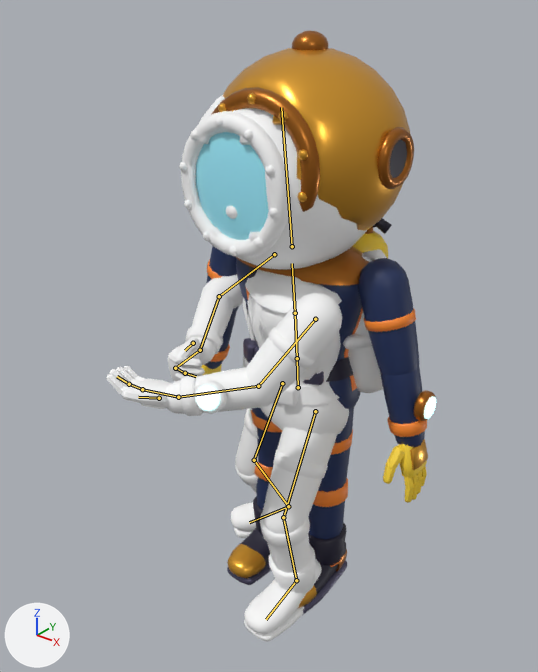
The Blender file art/blender/operator_deep_diver.blend as it was, and as the next commit left it.
One viewpoint serves both versions: a 50 mm camera at (1.38, -1.92, 2.18) aimed at (-0.03, -0.15, 1.09). Lighting does not change. The marker at lower left points along +X, +Y and +Z. The older version comes first. Both versions are drawn at frame 1 of the action 'Fire'; the numbers are the values there. The bones that bend it are drawn over the model as lines.

The first picture shows 'Body', 'DD_Corselet', 'DD_ForeArmL', 'DD_Helmet', 'DD_PortRim', 'DD_Rivet0', 'DD_Rivet1', 'DD_Rivet2', 'DD_Rivet3', 'DD_Rivet9', 'DD_ShinL', 'DD_SideRim1', 'DD_ThighL', 'DD_ThighR', 'DD_ToeCapR', 'DD_Torso', 'DD_UpperArmL' and 41 more.
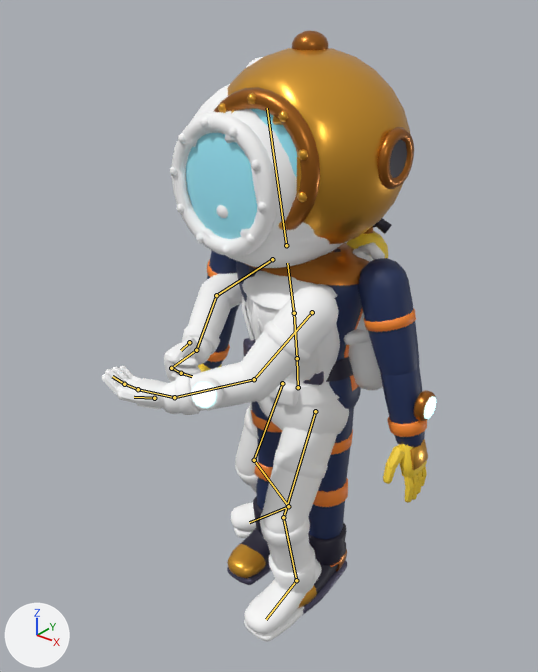
The change, as a list of edits to the scene's bpy script:
```text
Change bone_spine:
    where bone_spine = bpy.data.objects['Armature'].pose.bones['Spine']  # child of 'Hips'
    bone_spine.rotation_quaternion: (0.998, 0.009, -0.07, 0.001) -> (0.997, 0.018, -0.07, 0.001)  # degrees (1, -8, 0) -> degrees (2, -8, 0)
Change bone_chest:
    where bone_chest = bpy.data.objects['Armature'].pose.bones['Chest']  # child of 'Spine'
    bone_chest.rotation_quaternion: (0.996, -0.001, -0.087, 0.017) -> (0.995, 0.013, -0.086, 0.053)  # degrees (0, -10, 2) -> degrees (1, -10, 6)
Change bone_upperarm_l:
    where bone_upperarm_l = bpy.data.objects['Armature'].pose.bones['UpperArm.L']  # child of 'Chest'
    bone_upperarm_l.rotation_quaternion: (0.909, -0.386, 0.124, -0.098) -> (0.898, -0.42, 0.095, -0.094)  # degrees (-47, 9, -16) -> degrees (-51, 5, -14)
Change bone_forearm_l:
    where bone_forearm_l = bpy.data.objects['Armature'].pose.bones['ForeArm.L']  # child of 'UpperArm.L'
    bone_forearm_l.rotation_quaternion: (0.936, -0.336, 0.009, -0.109) -> (0.949, -0.298, 0.008, -0.1)  # degrees (-39, -3, -12) -> degrees (-35, -3, -11)
Change bone_hand_l:
    where bone_hand_l = bpy.data.objects['Armature'].pose.bones['Hand.L']  # child of 'ForeArm.L'
    bone_hand_l.rotation_quaternion: (0.614, -0.057, -0.768, 0.171) -> (0.607, -0.079, -0.764, 0.203)  # degrees (61, -112, -51) -> degrees (66, -116, -56)
Change bone_upperarm_r:
    where bone_upperarm_r = bpy.data.objects['Armature'].pose.bones['UpperArm.R']  # child of 'Chest'
    bone_upperarm_r.rotation_quaternion: (0.434, -0.421, -0.658, 0.448) -> (0.311, -0.387, -0.671, 0.551)  # degrees (-103, -11, 106) -> degrees (-102, 1, 120)
Change bone_forearm_r:
    where bone_forearm_r = bpy.data.objects['Armature'].pose.bones['ForeArm.R']  # child of 'UpperArm.R'
    bone_forearm_r.rotation_quaternion: (0.945, -0.31, -0.008, 0.103) -> (0.951, -0.292, -0.008, 0.099)  # degrees (-36, 3, 12) -> degrees (-34, 2, 11)
Change bone_hand_r:
    where bone_hand_r = bpy.data.objects['Armature'].pose.bones['Hand.R']  # child of 'ForeArm.R'
    bone_hand_r.rotation_quaternion: (0.693, 0.082, 0.677, 0.234) -> (0.598, 0.101, 0.763, 0.225)  # degrees (81, 64, 94) -> degrees (-68, 120, -58)
```

Location of each change, [x1, y1, x2, y2] in pixels of the pictures (538 x 672 px):
'Body', posed (7% taller): before [106, 95, 387, 642]; after [102, 57, 385, 642]
'DD_Corselet', posed: before [236, 246, 369, 285]; after [244, 243, 369, 285]
bone 'Spine', root to tip: before (297, 358) to (295, 313); after (297, 358) to (294, 313)
bone 'Chest', root to tip: before (295, 313) to (292, 263); after (294, 313) to (287, 263)
bone 'UpperArm.L', root to tip: before (315, 319) to (258, 386); after (312, 312) to (254, 379)
bone 'ForeArm.L', root to tip: before (258, 386) to (178, 397); after (254, 379) to (174, 397)
bone 'Hand.L', root to tip: before (178, 397) to (142, 389); after (174, 397) to (138, 389)
bone 'UpperArm.R', root to tip: before (274, 254) to (219, 296); after (272, 259) to (216, 295)
bone 'ForeArm.R', root to tip: before (219, 296) to (200, 350); after (216, 295) to (196, 350)
bone 'Hand.R', root to tip: before (200, 350) to (175, 368); after (196, 350) to (171, 368)
